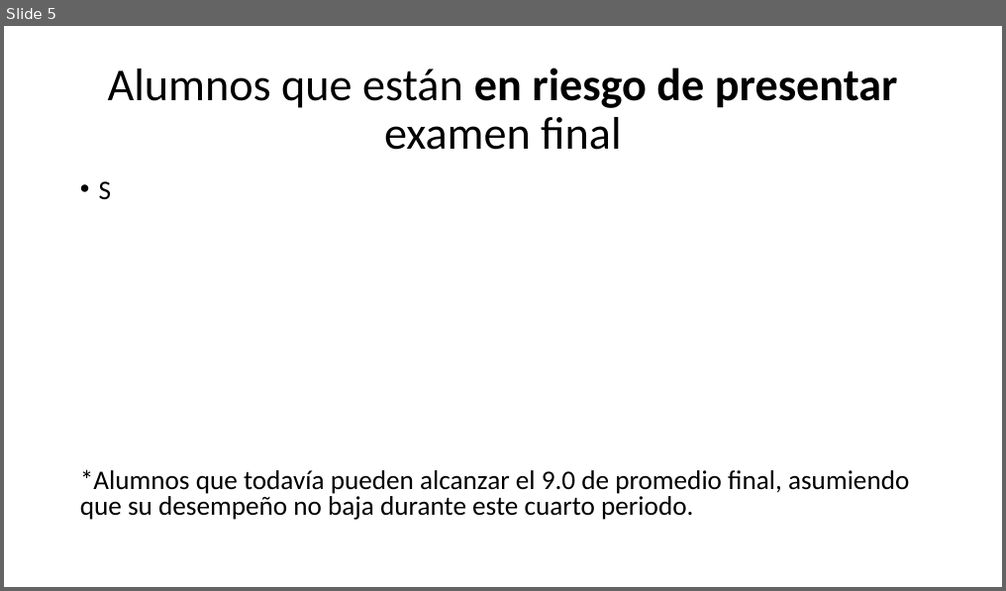
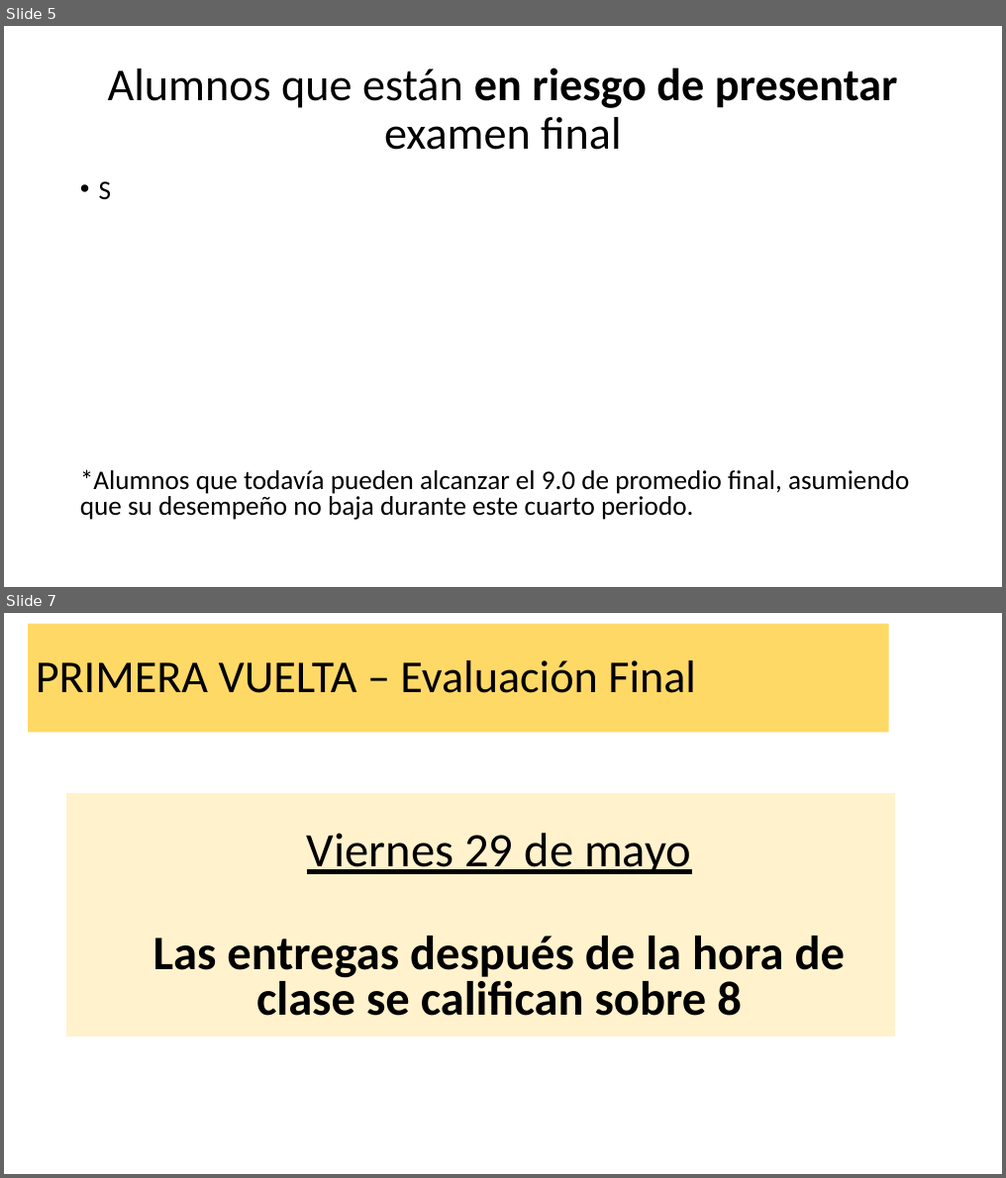
Before and after one commit to Adrifelcha/afchavez-019, a slide deck: JeanPiaget/2019-2020/Cuarentena/Evaluación Final.pptx. Shown one above the other, each under a label of ours: slide 5 before the commit, slides 5 and 7 after it; the slides between them are not shown. The pictures are 1006x591 and 1006x1178 pixels, drawn with LibreOffice and Linux fonts; fonts in the diff are those of the drawing. Boxes give left, top, right and bottom in pixels: in the first picture for what was removed or moved away, otherwise in the second. Text is boxed around its words. In the diff, an @@ line names an element or a change of style, - is before the commit and + after.

```diff
--- a/JeanPiaget/2019-2020/Cuarentena/Evaluación Final.pptx
+++ b/JeanPiaget/2019-2020/Cuarentena/Evaluación Final.pptx
@@ slide 7 added at (x1=4, y1=613, x2=1002, y2=1174), background #FFFFFF @@
@@ title added at (x1=28, y1=624, x2=889, y2=732), fill #FFD966, 44 pt, text #000000 @@
+PRIMERA VUELTA – Evaluación Final
@@ text added at (x1=66, y1=793, x2=895, y2=1037), fill #FFF2CC, 46.2 pt, text #000000, bold @@
+  Viernes 29 de mayo
+  Las entregas después de la hora de clase se califican sobre 8
```
Also in this commit, not shown: 3 slides changed, 2 other slides added, 26 other files.
